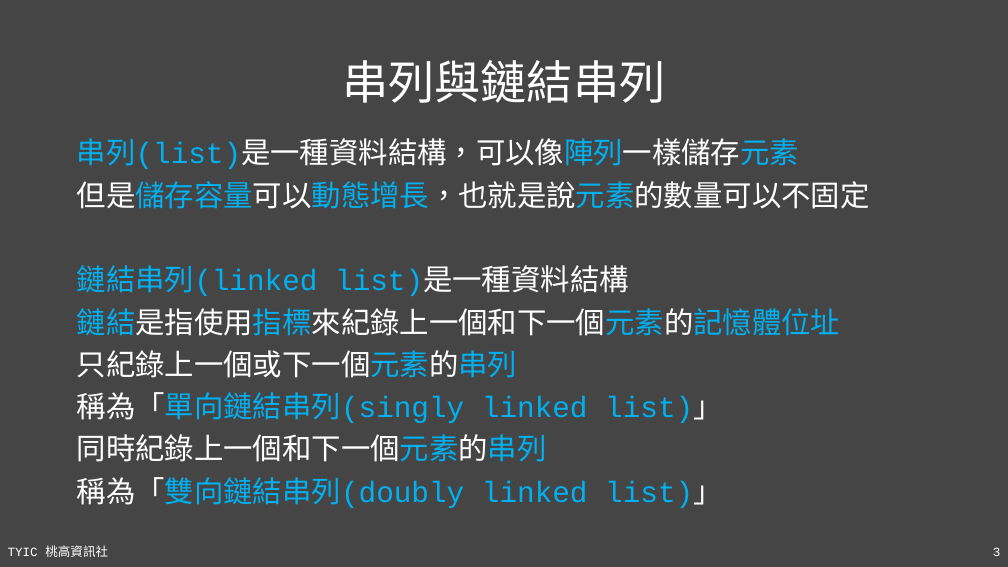
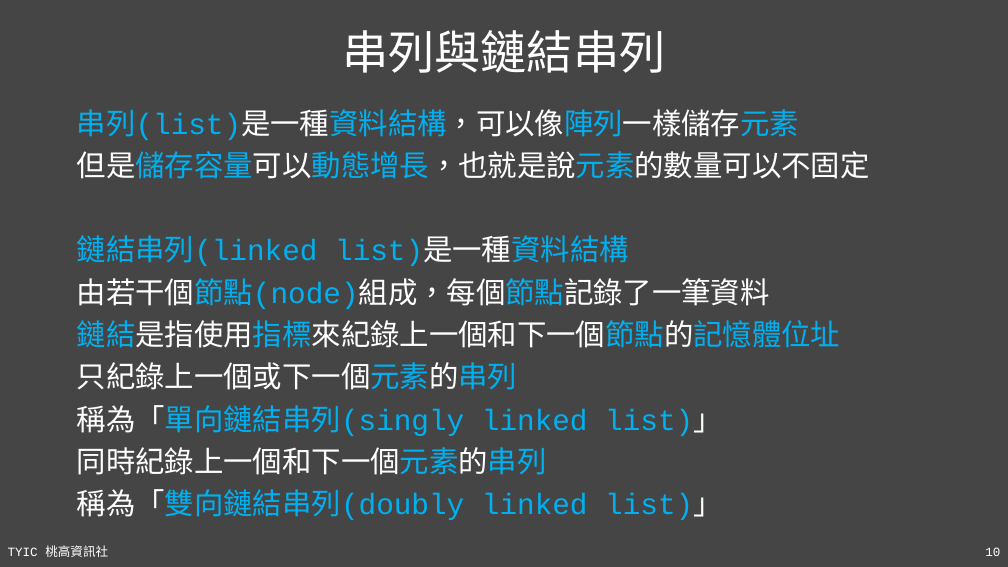
Before and after one commit to TYSHIC/slides, a slide deck: slide 10 of ppt/90_基礎資料結構與演算法.pptx (slide 3 before the commit). Drawn at 1008x567 pixels with LibreOffice and Linux fonts; fonts in the diff are those of the drawing. Boxes give left, top, right and bottom in pixels: in the first picture for what was removed or moved away, otherwise in the second. Text is boxed around its words. In the diff, an @@ line names an element or a change of style, - is before the commit and + after.

```diff
--- a/ppt/90_基礎資料結構與演算法.pptx
+++ b/ppt/90_基礎資料結構與演算法.pptx
@@ title "串列與鏈結串列": place and size @@
-title "串列與鏈結串列" at bbox=[342, 60, 665, 103]
+title "串列與鏈結串列" at bbox=[342, 30, 665, 73]
@@ text "串列(list)是一種資料結構，可以像陣列一樣儲存元素": place and size @@
-text "串列(list)是一種資料結構，可以像陣列一樣儲存元素" at bbox=[77, 138, 870, 508]
+text "串列(list)是一種資料結構，可以像陣列一樣儲存元素" at bbox=[77, 109, 870, 520]
@@ text at bbox=[77, 109, 799, 266]: text colour #FFFFFF to #00B0F0 in "串列(list)是一種資料結構，可以像陣列一樣儲存元素", "list)是一種資料結構" @@
@@ text at bbox=[77, 278, 840, 348]: text changed @@
-鏈結是指使用指標來紀錄上一個和下一個元素的記憶體位址
+由若干個節點(node)組成，每個節點記錄了一筆資料
+鏈結是指使用指標來紀錄上一個和下一個節點的記憶體位址
@@ page number at bbox=[985, 547, 1000, 556]: text changed @@
-3
+10
```
Also in this commit, not shown: 18 other slides changed, 13 slides added, 1 slide removed, 13 other files.
